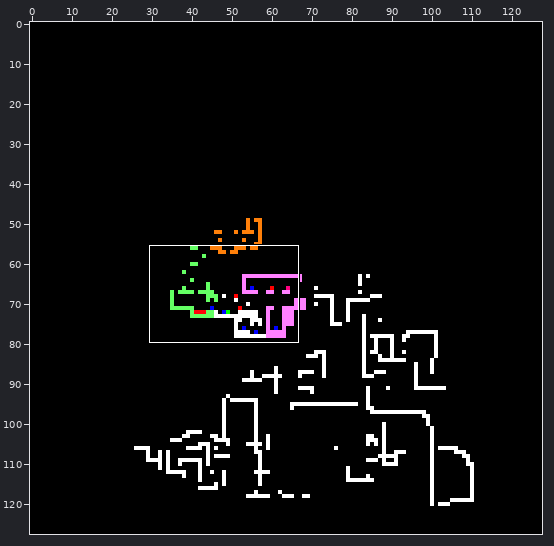
Sprite sheet: src/game-map.png. The first picture is a wide view before the edit; the outline marks the close-up.
Close-up. Old version:
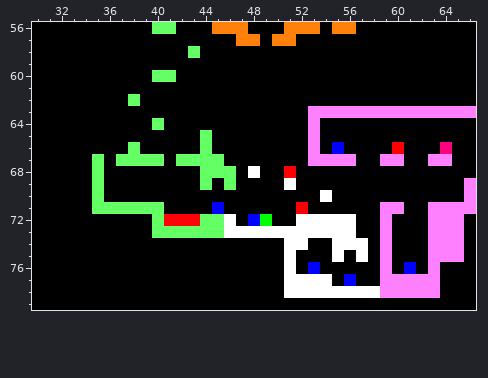
The file is 128x128 pixels. Colours within 5 levels of each other are drawn and written as one. Shown: x 30..66, y 56..79.
New version:
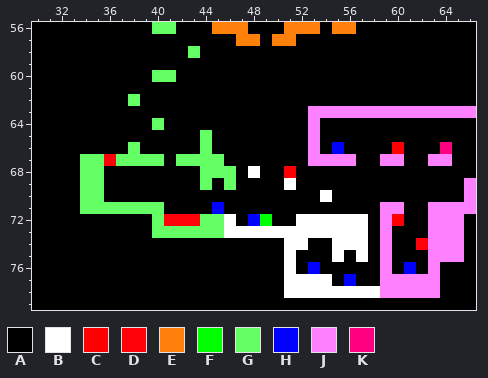
Palette (. is transparent): A #000000  B #ffffff  C #ff0000  D #ff0108  E #ff800a  F #00ff00  G #64ff64  H #0001ff  J #ff80ff  K #ff0080
The edit:
@@ x 30..66 @@
 66 AAAAAAAAGAAAAAGAAAAAAAAJAHAAAACAAAKAA
-67 AAAAAGAGGGGAGGGGAAAAAAAJJJJAAJJAAJJAA
-68 AAAAAGAAAAAAAAGGGABAACAAAAAAAAAAAAAAA
-69 AAAAAGAAAAAAAAGAGAAAABAAAAAAAAAAAAAAJ
-70 AAAAAGAAAAAAAAAAAAAAAAAABAAAAAAAAAAAJ
-71 AAAAAGGGGGGAAAAHAAAAAACAAAAAAJJAAJJJJ
-72 AAAAAAAAAAGDDDGGBAHFAABBBBBAAJAAAJJJA
-73 AAAAAAAAAAGGGGGGBBBBBBBBBBBAAJAAAJJJA
-74 AAAAAAAAAAAAAAAAAAAAABBAABBBAJAAAJJJA
+67 AAAAGGDGGGGAGGGGAAAAAAAJJJJAAJJAAJJAA
+68 AAAAGGAAAAAAAAGGGABAACAAAAAAAAAAAAAAA
+69 AAAAGGAAAAAAAAGAGAAAABAAAAAAAAAAAAAAJ
+70 AAAAGGAAAAAAAAAAAAAAAAAABAAAAAAAAAAAJ
+71 AAAAGGGGGGGAAAAHAAAAAAAAAAAAAJJAAJJJJ
+72 AAAAAAAAAAGDDDGGBAHFAABBBBBBAJCAAJJJA
+73 AAAAAAAAAAGGGGGGBBBBBBBBBBBBAJAAAJJJA
+74 AAAAAAAAAAAAAAAAAAAAABBAABBBAJAADJJJA
 75 AAAAAAAAAAAAAAAAAAAAABAAABABAJAAAJJJA
Changed places in both close-ups, as pixel boxes (x1, y1, x2, y2):
changed: (80, 154, 116, 214)
changed: (296, 202, 308, 214)
changed: (356, 214, 428, 250)
